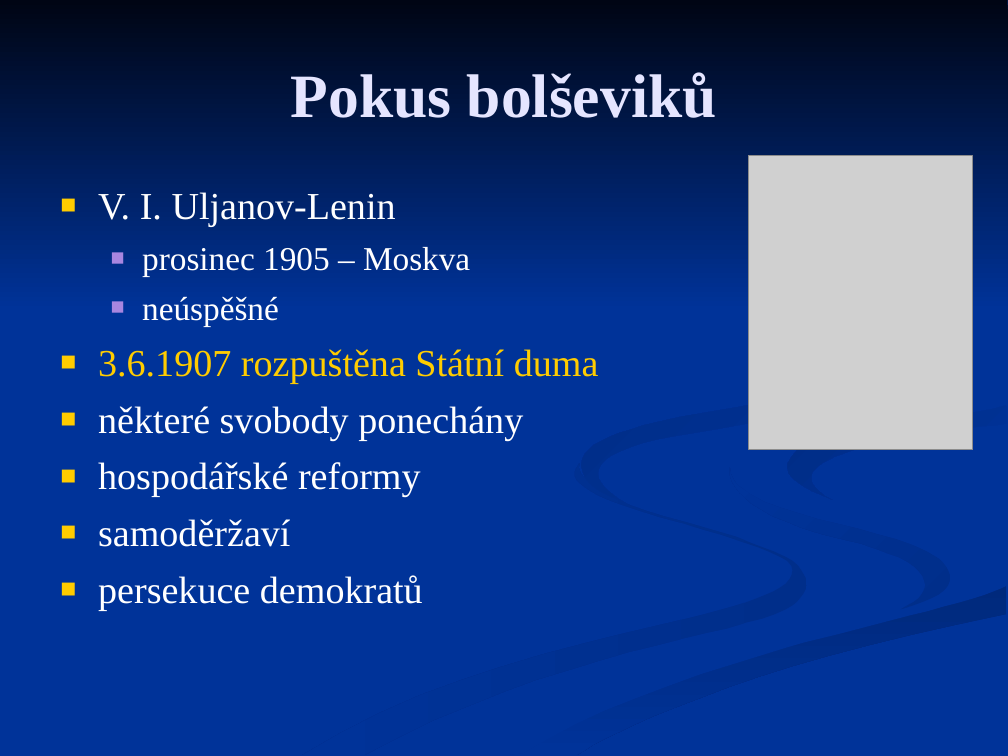
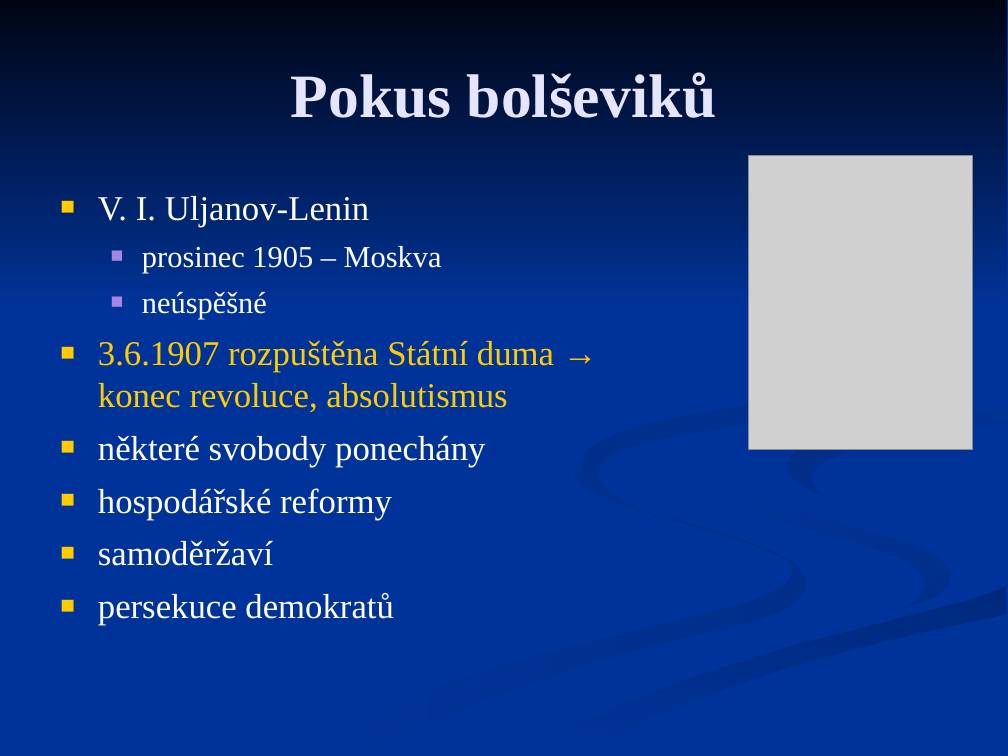
Before and after one commit to JiriKalvoda/zapisky, a slide deck: slide 11 of d/15-Rusko.ppt. Drawn at 1008x756 pixels with LibreOffice and Linux fonts; fonts in the diff are those of the drawing; grey boxes stand for pictures. Boxes give left, top, right and bottom in pixels: in the first picture for what was removed or moved away, otherwise in the second. Text is boxed around its words. In the diff, an @@ line names an element or a change of style, - is before the commit and + after.

```diff
--- a/d/15-Rusko.ppt
+++ b/d/15-Rusko.ppt
@@ outline redrawn in 4 elements at [302, 463, 806, 755], [481, 390, 1007, 755], [582, 235, 901, 504], [0, 0, 1007, 310] @@
@@ text at [98, 196, 485, 625]: size 27.2 to 24.8 pt in "V. I. Uljanov-Lenin", "některé svobody ponechány", "hospodářské reformy", "samoděržaví" and 1 more places; size 23.8 to 21.7 pt in "prosinec 1905 – Moskva", "neúspěšné"; indent changed @@
@@ text at [98, 340, 554, 412]: text changed; size 27.2 to 24.8 pt @@
-■ 3.6.1907 rozpuštěna Státní duma
+■ 3.6.1907 rozpuštěna Státní duma → konec revoluce, absolutismus
```
Also in this commit, not shown: 10 other slides changed.
